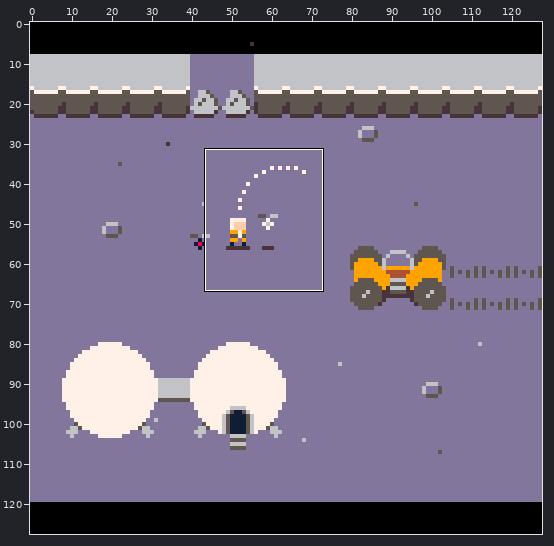
A pixel-art file gets an edit: assets/artboard.aseprite. The first picture is a wide view before the edit; the outline marks the close-up.
Close-up. First the earlier version:
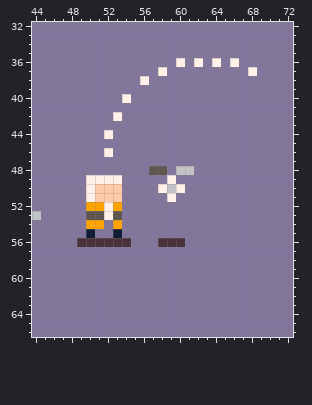
128x128 pixels, 1 frame. Shown: x 44..72, y 32..66.
Once edited:
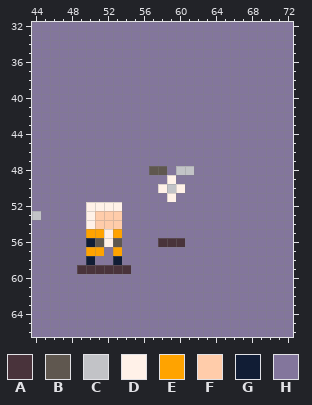
Palette (. is transparent): A #49333b  B #5f574f  C #c2c3c7  D #fff1e8  E #ffa300  F #ffccaa  G #111d35  H #83769c
Difference:
Layers "Layer 14", "Layer 6":
The edit turns colour H into colour A in row 59 at x 49 to 54.
The edit turns colour A into colour B in row 56 at x 51 and 53.
The edit turns colour A into colour D in row 56 at x 52.
The edit turns colour B into colour D in row 53 at x 50.
The edit turns colour E into colour D in row 52 at x 50 to 51 and 53; in row 54 at x 50.
The edit turns colour H into colour D in row 55 at x 52.
The edit turns colour G into colour E in row 55 at x 50 and 53.
The edit turns colour H into colour E in row 55 at x 51; in row 57 at x 50 to 51 and 53.
The edit turns colour B into colour F in row 53 at x 51 and 53.
The edit turns colour D into colour F in row 53 at x 52.
The edit turns colour E into colour F in row 54 at x 51 and 53.
The edit turns colour H into colour F in row 54 at x 52.
The edit turns colour A into colour G in row 56 at x 50.
The edit turns colour H into colour G in row 58 at x 50 and 53.
The edit turns colour A into colour H in row 56 at x 49 and 54.
The edit turns colour D into colour H in row 36 at x 60, 62, 64 and 66; in row 37 at x 58 and 68; in row 38 at x 56; in row 40 at x 54; in row 42 at x 53; in row 44 at x 52.
The edit turns colour D into colour H in row 46 at x 52; in row 49 at x 50 to 53; in rows 50 to 51 at x 50.
The edit turns colour F into colour H in rows 50 to 51 at x 51 to 53.
Pixel boxes of the changes (left, top, right, bottom) in both close-ups:
changed: (77, 58, 257, 274)
